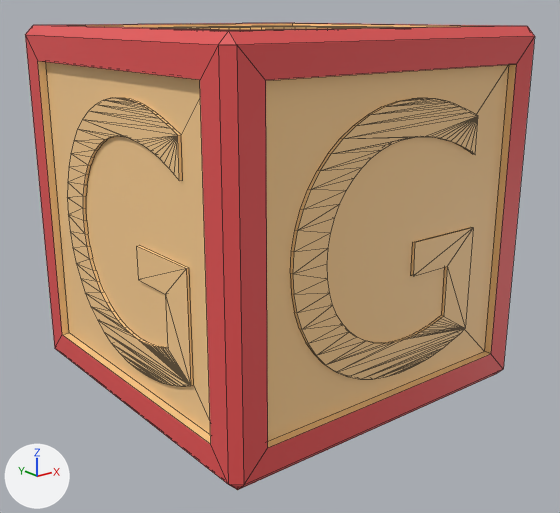
Renders of the Blender file raw_assets/box_letter_g.blend from each side of a commit.
The view is the same before and after, from a 50 mm lens placed at (-1.352, -1.725, 1.03), pointed at (-0.01, -0.048, 0.36). Lighting does not change. The marker at lower left points along +X, +Y and +Z. The first picture is the older version. Mesh edges are drawn as thin lines.

The scene before the commit, as lines of its bpy script (objects in view):
```python
me_box = bpy.data.meshes.new('Box')
me_box.from_pydata(...)  # 1296 vertices, 1688 faces; spans x -0.5..0.5, y -0.5..0.5, z 0.0..1.0
# faces by material slot: [1644, 44]
me_box.materials.append(mat_base)  # beige #ffd294
me_box.materials.append(mat_edges)  # red #e75353
ob_box = bpy.data.objects.new('Box', me_box)
ob_box.location = (0.0, 0.0, 0.0)
```
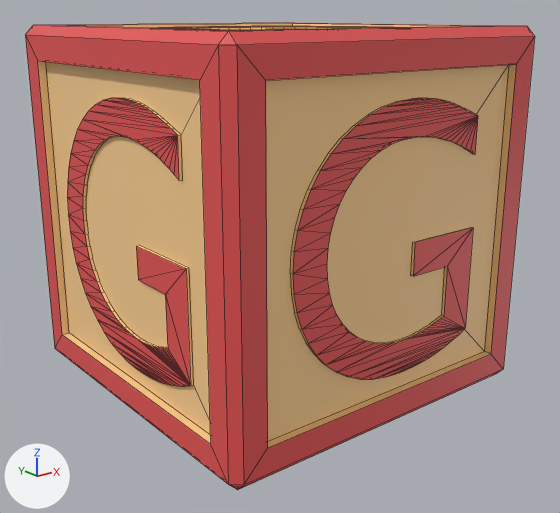
Where the change shows, as pixel boxes (x1, y1, x2, y2) in the pictures (560 x 513 px):
part 1 of me_box, recoloured (beige to red): (67, 26, 478, 386) in both

What the commit changed:
me_box has 1296 vertices, 1688 faces and spans x -0.5..0.5, y -0.5..0.5, z 0.0..1.0.
me_box is used by ob_box; location (0.0, 0.0, 0.0).
me_box part 1: 593 of the faces centred in x -0.485..0.493, y -0.485..0.489, z 0.012..0.993 switch from mat_base (beige #ffd294) to mat_edges (red #e75353).
